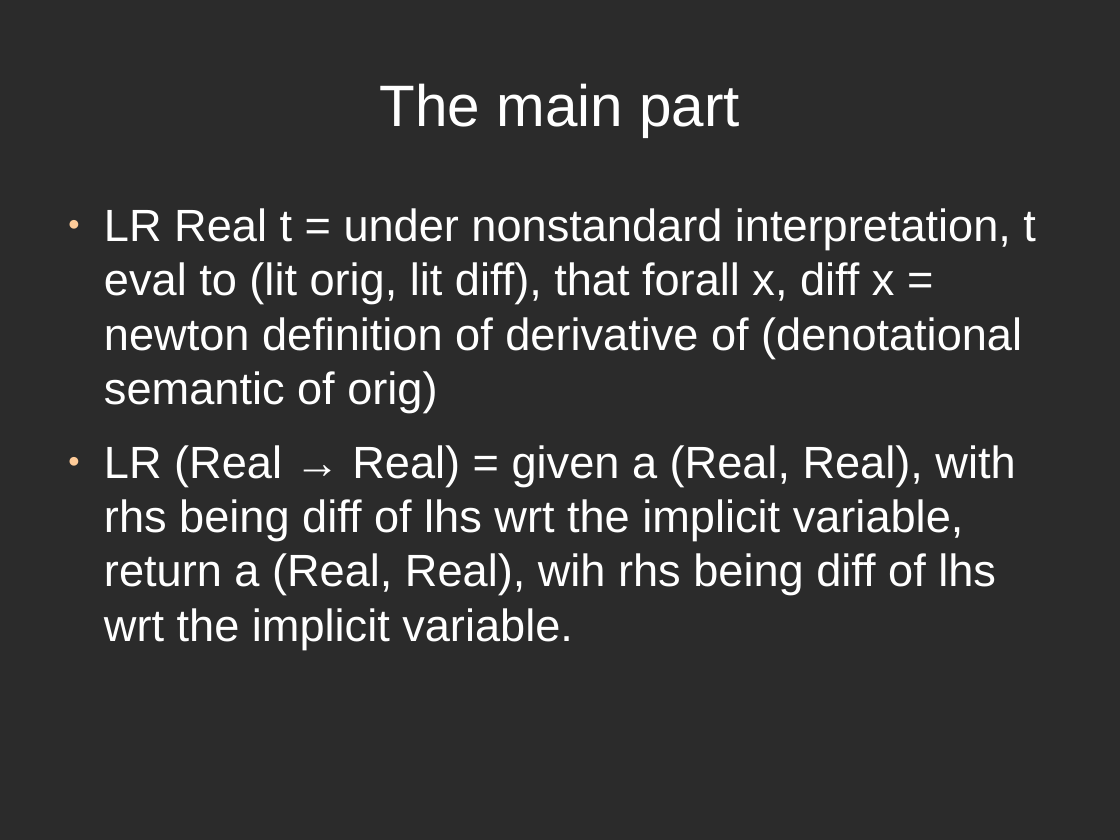
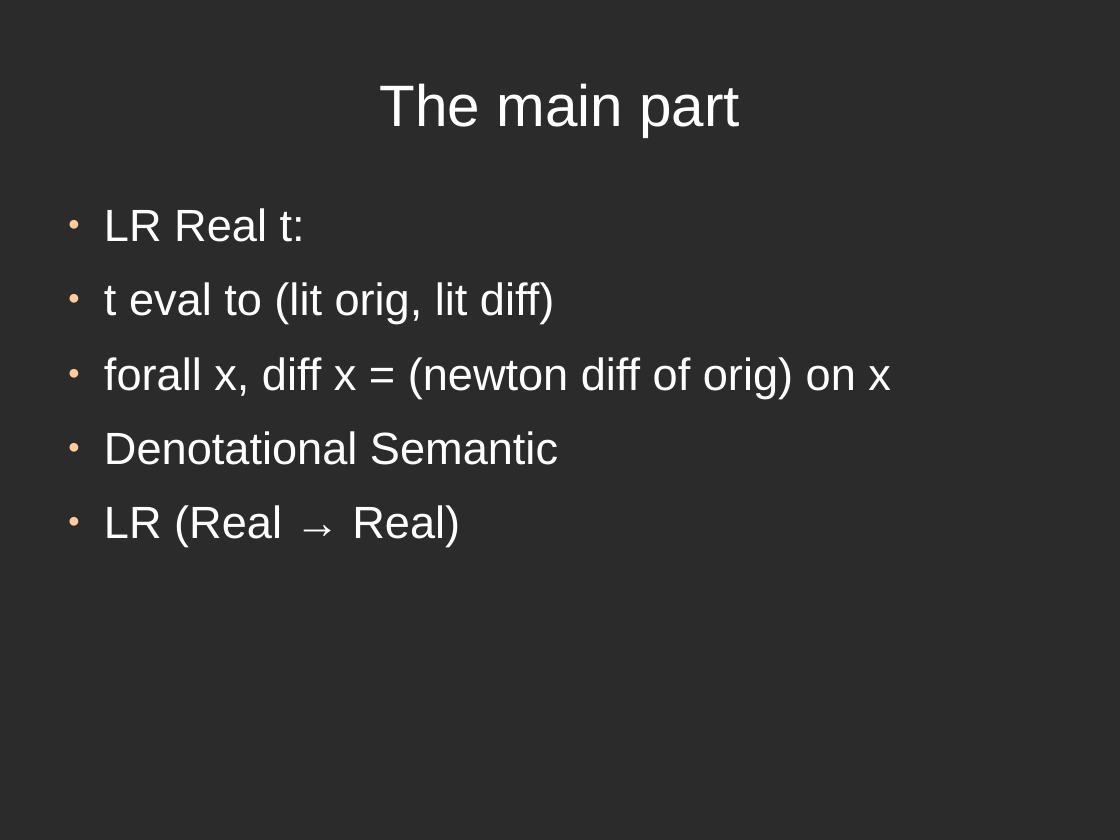
Before and after one commit to ThoughtWorksInc/DeepDarkFantasy, a slide deck: slide 18 of Talk.odp (slide 14 before the commit). Drawn at 1120x840 pixels with LibreOffice and Linux fonts; fonts in the diff are those of the drawing; background and template pictures are left out; a plain dark background stands for a picture behind light text. Boxes give left, top, right and bottom in pixels: in the first picture for what was removed or moved away, otherwise in the second. Text is boxed around its words. In the diff, an @@ line names an element or a change of style, - is before the commit and + after.

```diff
--- a/Talk.odp
+++ b/Talk.odp
@@ text at [104, 208, 891, 547]: text changed @@
-● LR Real t = under nonstandard interpretation, t eval to (lit orig, lit diff), that forall x, diff x = newton definition of derivative of (denotational semantic of orig)
-● LR (Real → Real) = given a (Real, Real), with rhs being diff of lhs wrt the implicit variable, return a (Real, Real), wih rhs being diff of lhs wrt the implicit variable.
+● LR Real t:
+● t eval to (lit orig, lit diff)
+● forall x, diff x = (newton diff of orig) on x
+● Denotational Semantic
+● LR (Real → Real)
```
Also in this commit, not shown: 26 other slides changed, 9 slides added, 1 slide removed.
